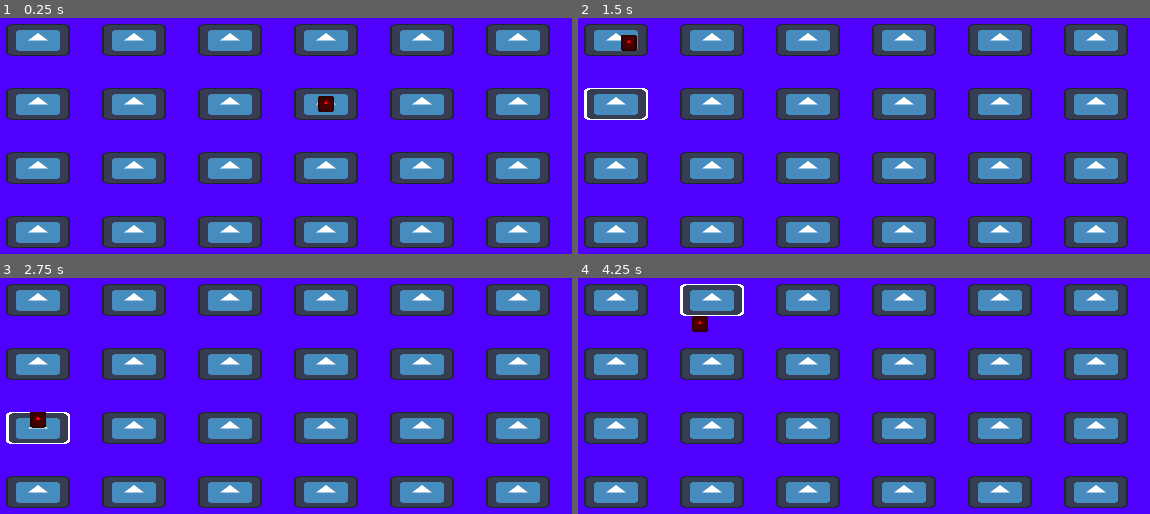
Above: before the commit, frames 1-4 (two rows, left to right).
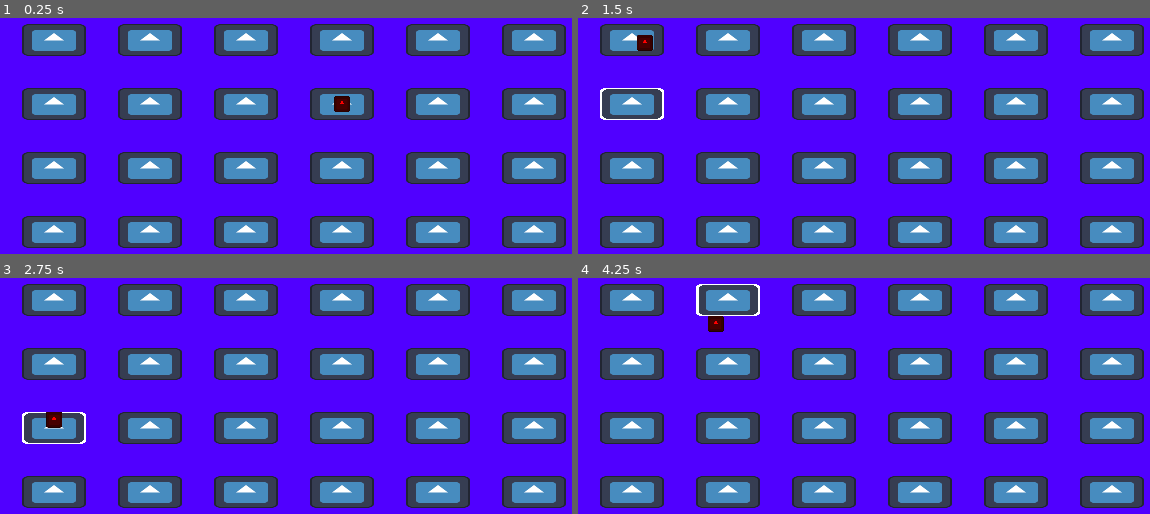
Above: after the commit, the same moments.

Repository: RacBrosGaming/Love-Note
Game: Godot game, scene res://Levels/class_room.tscn
The game is run twice, just before and just after one commit, with the same random seed, the same clock (stepped at 60 frames per second) and the same inputs. The engine's default icon, where the game draws it, is replaced by a stand-in: a white triangle on a blue panel in a dark square.
Inputs (mouse positions are in pixels of both pictures, inside the frame that each line leads up to):
- Up to frame 1 (0.25 s): no input
- Up to frame 2 (1.5 s): tap Enter at 0.5 s; move the mouse to (618, 39) at 0.52 s; click (618, 39) at 0.67 s; tap Space at 1.25 s; move the mouse to (618, 102) at 1.27 s; click (618, 102) at 1.42 s
- Up to frame 3 (2.75 s): move the mouse to (40, 429) at 2.02 s; click (40, 429) at 2.17 s
- Up to frame 4 (4.25 s): move the mouse to (618, 492) at 2.77 s; click (618, 492) at 2.92 s; move the mouse to (709, 299) at 3.52 s; click (709, 299) at 3.67 s

The runs differ from the first frame. In frame 1, 30% of the frame differs, in the area x 1-99%, y 2-98%; in frame 2, 30%; in frame 3, 30%; in frame 4, 30%.

Commit message:
Setup grid as a tool script

Diff:
--- a/Levels/class_room.tscn
+++ b/Levels/class_room.tscn
@@ -16,5 +16,5 @@
 texture = SubResource("PlaceholderTexture2D_lhpta")
 
 [node name="Grid" type="Node2D" parent="."]
-position = Vector2(0, 96)
+position = Vector2(16, 96)
 script = ExtResource("2_w7osn")
--- a/Levels/grid.gd
+++ b/Levels/grid.gd
@@ -1,3 +1,4 @@
+@tool
 extends Node2D
 
 @export var grid_size := Vector2i(6, 4)
